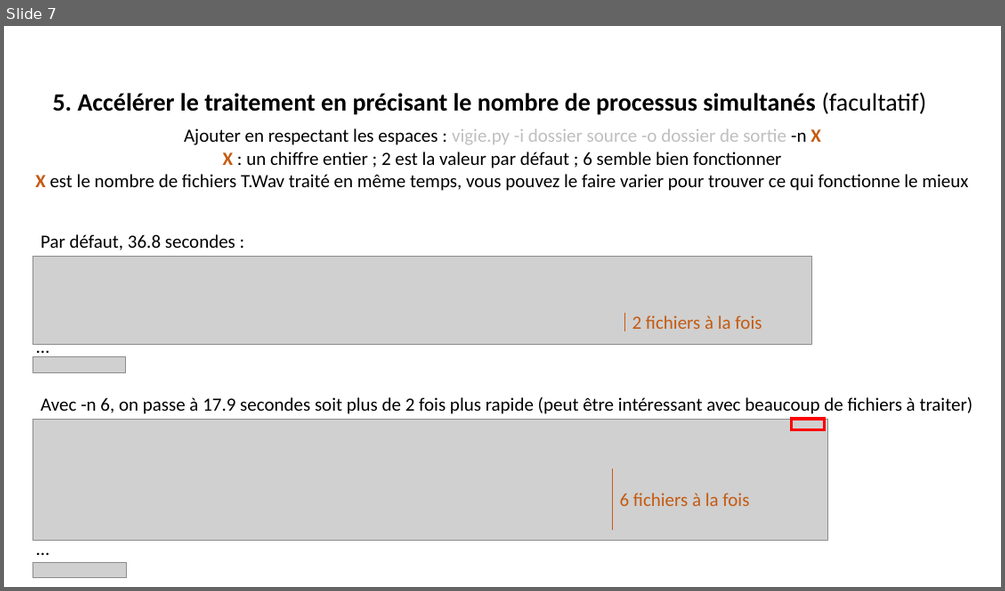
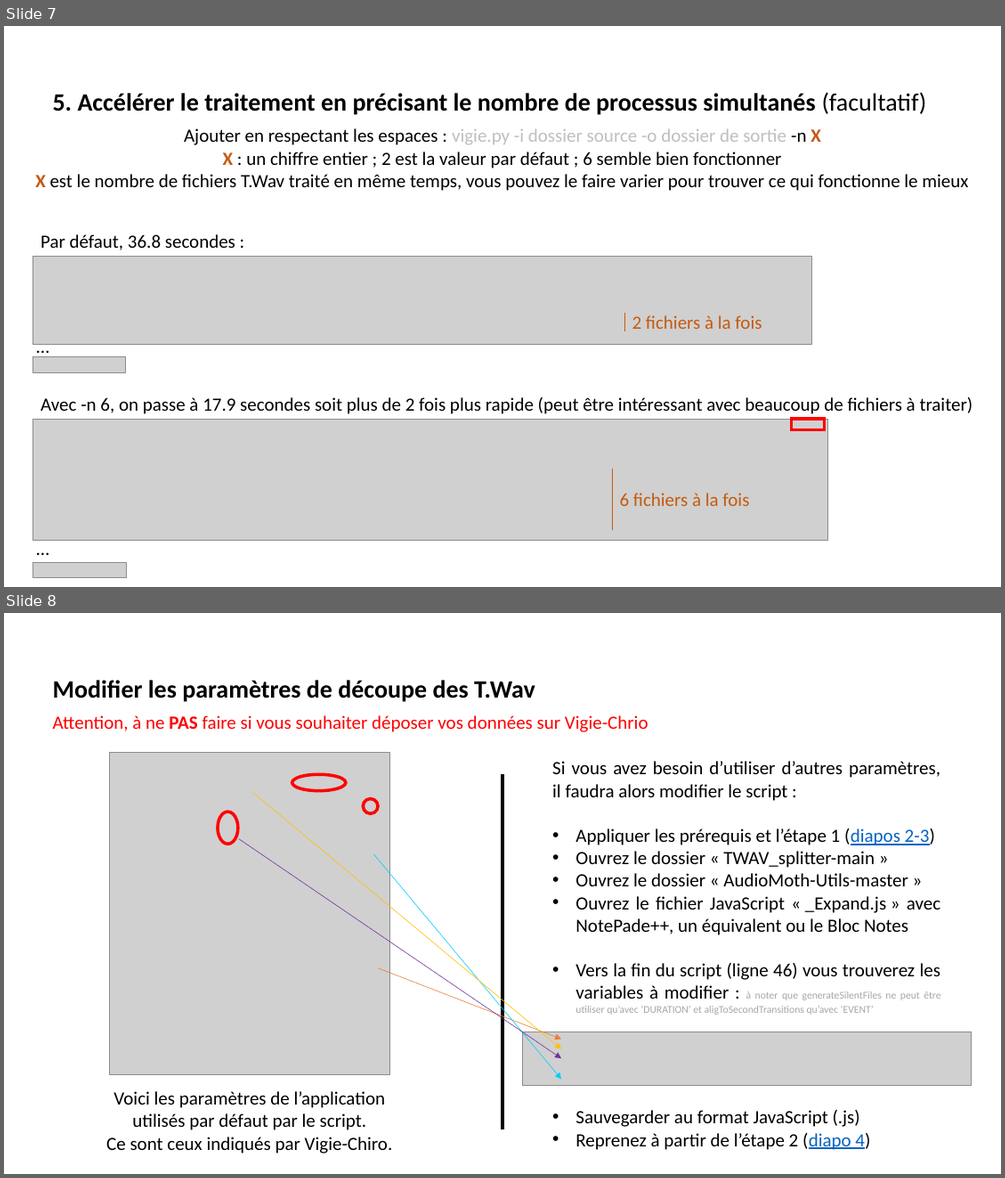
Before and after one commit to CEREMA/TWAV_splitter, a slide deck: Tuto_decoup_TWAV.pptx. Shown one above the other, each under a label of ours: slide 7 before the commit, slides 7 and 8 after it. The pictures are 1005x591 and 1005x1178 pixels, drawn with LibreOffice and Linux fonts; fonts in the diff are those of the drawing; grey boxes stand for pictures. Boxes give left, top, right and bottom in pixels: in the first picture for what was removed or moved away, otherwise in the second. Text is boxed around its words. In the diff, an @@ line names an element or a change of style, - is before the commit and + after.

Commit message:
rename and zip utils

```diff
--- a/Tuto_decoup_TWAV.pptx
+++ b/Tuto_decoup_TWAV.pptx
@@ slide 8 added at (4,613,1001,1174), background #FFFFFF @@
@@ text added at (53,680,535,702), 24 pt, text #000000, bold @@
+Modifier les paramètres de découpe des T.Wav
@@ text added at (53,715,648,732), 18 pt, text #FF0000 @@
+Attention, à ne PAS faire si vous souhaiter déposer vos données sur Vigie-Chrio
@@ text added at (552,761,940,1150), 18 pt, text #000000 @@
+Si vous avez besoin d’utiliser d’autres paramètres, il faudra alors modifier le script :
+• Appliquer les prérequis et l’étape 1 (diapos 2-3)
+• Ouvrez le dossier « TWAV_splitter-main »
+• Ouvrez le dossier « AudioMoth-Utils-master »
+• Ouvrez le fichier JavaScript « _Expand.js » avec NotePade++, un équivalent ou le Bloc Notes
+• Vers la fin du script (ligne 46) vous trouverez les variables à modifier : à noter que generateSilentFiles ne peut être utiliser qu’avec ‘DURATION’ et aligToSecondTransitions qu’avec ‘EVENT’
+• Sauvegarder au format JavaScript (.js)
+• Reprenez à partir de l’étape 2 (diapo 4)
@@ arrow added from (253, 793) to (561, 1049), #FFC000 0.5 pt @@
@@ group added at (109,753,390,1074): 3 ellipses, 1 picture @@
@@ line added from (502, 774) to (502, 1130), #000000 3 pt @@
@@ arrow added from (239, 839) to (561, 1058), #7030A0 0.5 pt @@
@@ arrow added from (373, 854) to (561, 1078), #00CCFF 0.5 pt @@
@@ arrow added from (378, 968) to (561, 1039), #ED7D31 0.5 pt @@
@@ picture added at (522,1031,971,1085) @@
@@ text added at (106,1091,393,1153), 18 pt, text #000000 @@
+Voici les paramètres de l’application utilisés par défaut par le script.
+Ce sont ceux indiqués par Vigie-Chiro.
```
Also in this commit, not shown: 2 slides changed, 4 other files.
